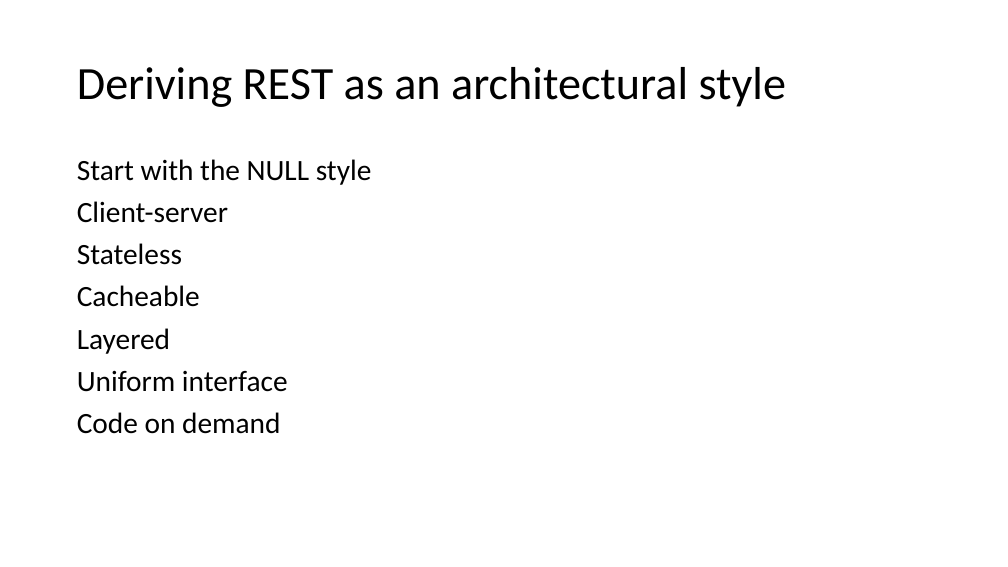
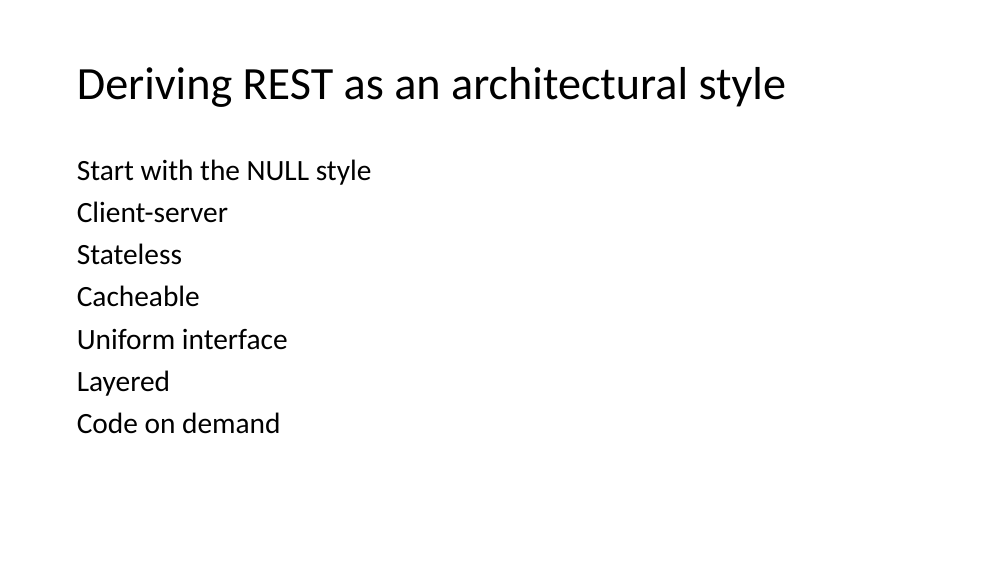
Before and after one commit to IrenaNiu/SU_CPSC_5200_20WQ, a slide deck: slide 6 of lectures/01 - The REST Style.pptx (slide 5 before the commit). Drawn at 1008x567 pixels with LibreOffice and Linux fonts; fonts in the diff are those of the drawing. Boxes give left, top, right and bottom in pixels: in the first picture for what was removed or moved away, otherwise in the second. Text is boxed around its words. In the diff, an @@ line names an element or a change of style, - is before the commit and + after.

Commit message:
checkin for lecture

```diff
--- a/lectures/01 - The REST Style.pptx
+++ b/lectures/01 - The REST Style.pptx
@@ text at [77,328,288,350]: paragraph added @@
+Uniform interface
@@ text at [77,370,288,392]: paragraph removed @@
-Uniform interface
```
